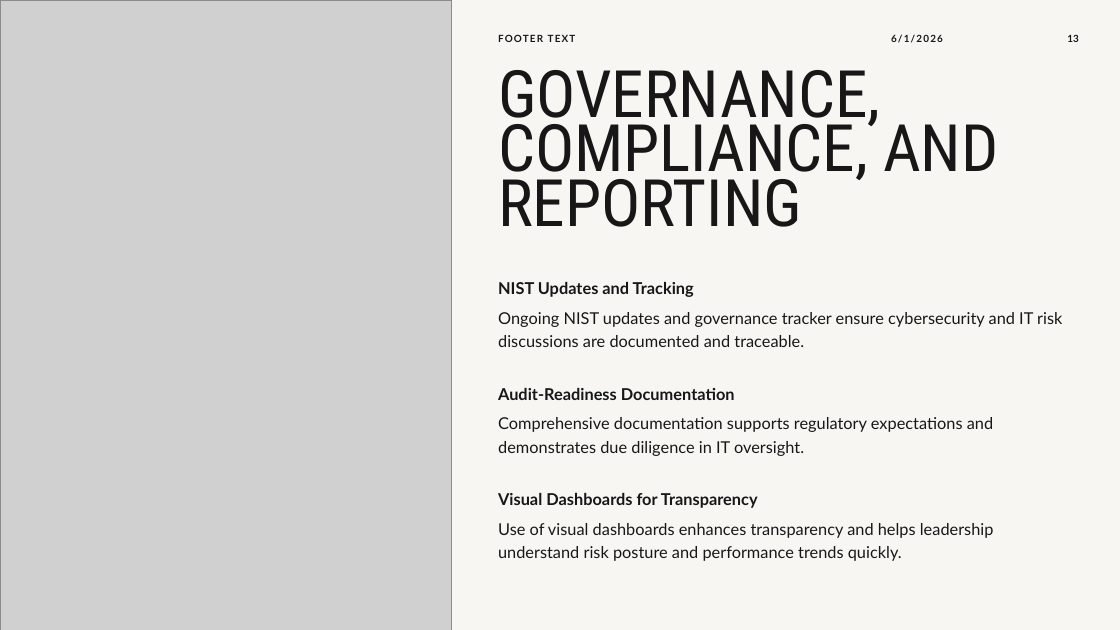
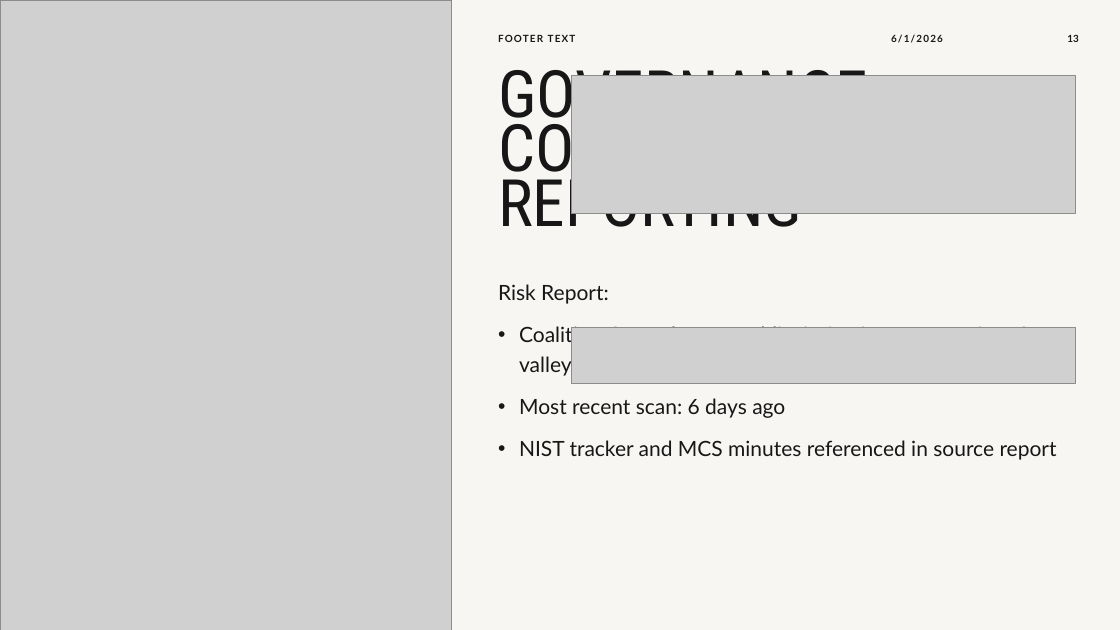
Before and after one commit to Anaxagorius/SIRE-poster, a slide deck: slide 13 of Valley_Credit_Union_Executive_IT_Dashboard_Q4_2024 (1).pptx. Drawn at 1120x630 pixels with LibreOffice and Linux fonts; fonts in the diff are those of the drawing; grey boxes stand for pictures. Boxes give left, top, right and bottom in pixels: in the first picture for what was removed or moved away, otherwise in the second. Text is boxed around its words. In the diff, an @@ line names an element or a change of style, - is before the commit and + after.

```diff
--- a/Valley_Credit_Union_Executive_IT_Dashboard_Q4_2024 (1).pptx
+++ b/Valley_Credit_Union_Executive_IT_Dashboard_Q4_2024 (1).pptx
@@ picture added at (x1=571, y1=76, x2=1075, y2=214) @@
@@ text at (x1=498, y1=284, x2=1057, y2=460): text changed; size 14 to 18 pt @@
-NIST Updates and Tracking
-  Ongoing NIST updates and governance tracker ensure cybersecurity and IT risk discussions are documented and traceable.
-Audit-Readiness Documentation
-  Comprehensive documentation supports regulatory expectations and demonstrates due diligence in IT oversight.
-Visual Dashboards for Transparency
-  Use of visual dashboards enhances transparency and helps leadership understand risk posture and performance trends quickly.
+Risk Report:
+• Coalition Control scans public-facing internet services for valleycreditunion.com
+• Most recent scan: 6 days ago
+• NIST tracker and MCS minutes referenced in source report
@@ picture added at (x1=571, y1=328, x2=1075, y2=384) @@
```
Also in this commit, not shown: 7 other slides changed.
